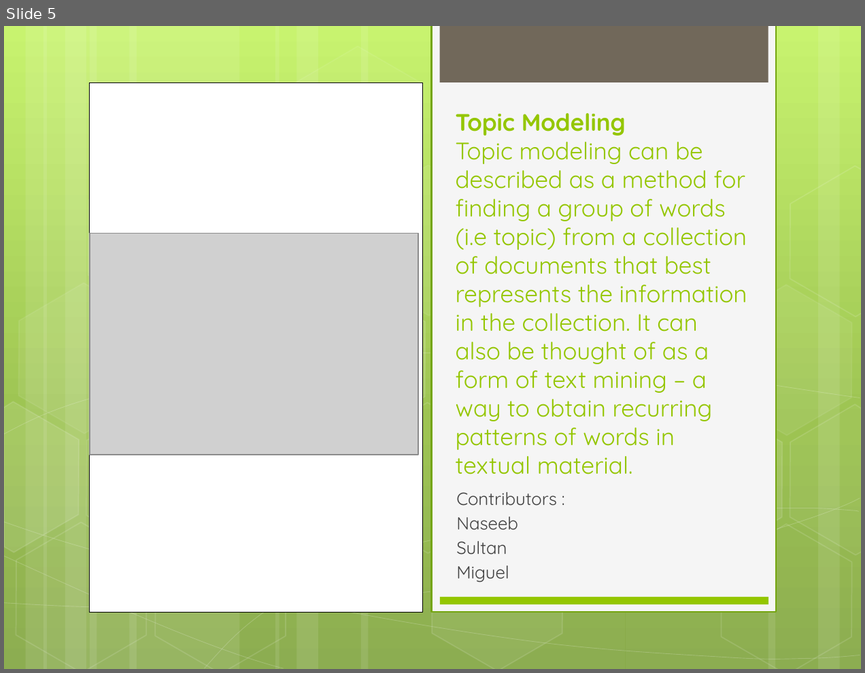
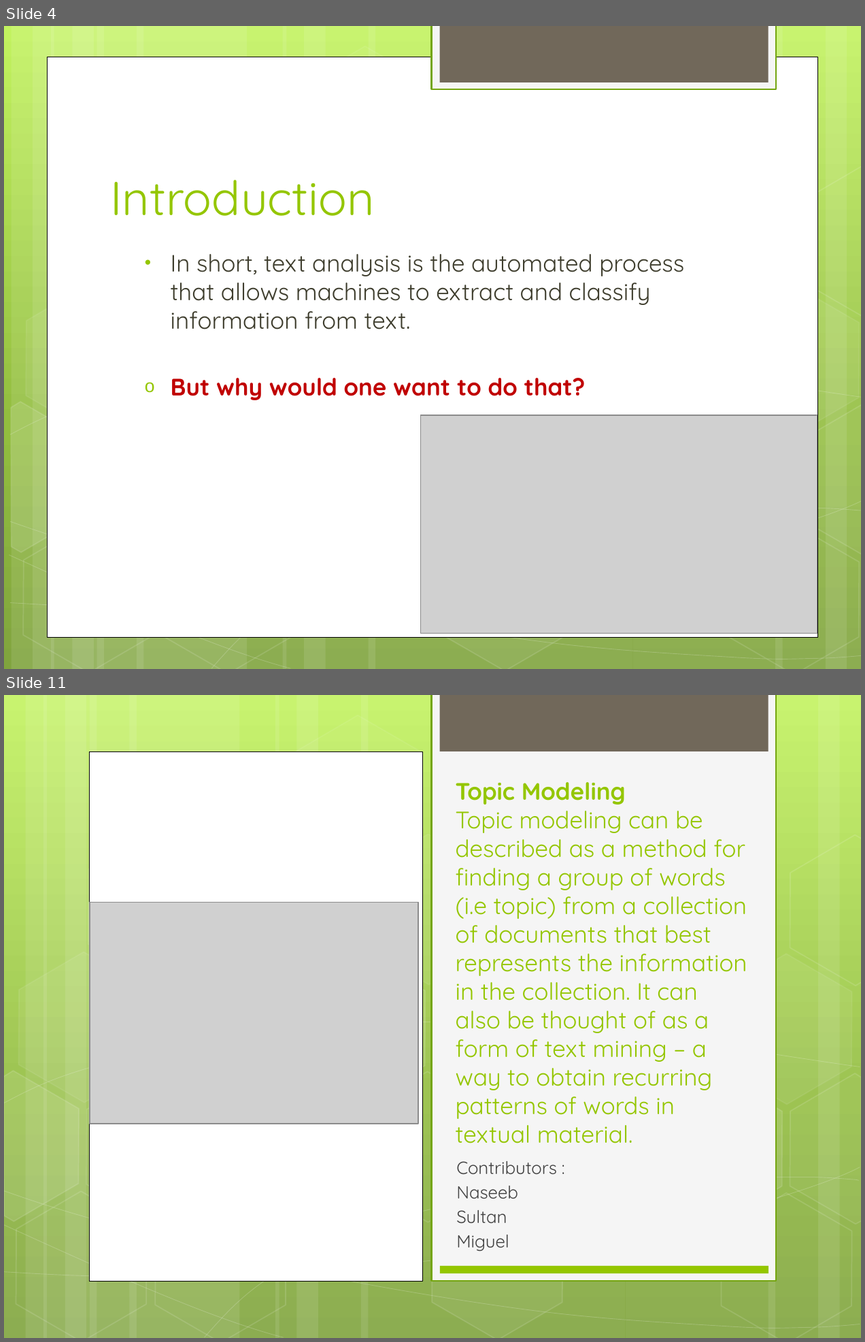
Before and after one commit to UNCG-CSE/Budget_Text_Analysis, a slide deck: doc/Project Review 1.pptx. Shown one above the other, each under a label of ours: slide 5 before the commit, slides 4 and 11 after it; the slides between them are not shown. The pictures are 865x673 and 865x1342 pixels, drawn with LibreOffice and Linux fonts; fonts in the diff are those of the drawing; grey boxes stand for pictures. Boxes give left, top, right and bottom in pixels: in the first picture for what was removed or moved away, otherwise in the second. Text is boxed around its words. In the diff, an @@ line names an element or a change of style, - is before the commit and + after.

```diff
--- a/doc/Project Review 1.pptx
+++ b/doc/Project Review 1.pptx
@@ slide 4 added at [4, 26, 861, 669], background gradient #C3F35F to #93BF3F to #81A53E; not listed: 1 template element that a slide beside it also shows @@
@@ rectangle added at [432, 26, 776, 89], fill #F5F5F5, outline #74A510 1.25 pt @@
@@ rectangle added at [47, 57, 818, 636], fill #FFFFFF, outline #000000 0.5 pt @@
@@ group added at [4, 26, 861, 669]: 12 rectangles, 8 freeform shapes, 8 hexagons @@
@@ title added at [110, 180, 374, 216], 40 pt, text #94C600 @@
+Introduction
@@ text added at [171, 254, 684, 400], 20 pt, text #3E3D2D @@
+  • In short, text analysis is the automated process that allows machines to extract and classify information from text.
+  o But why would one want to do that?
@@ picture added at [420, 415, 816, 633] @@
@@ what was slide 5 is now slide 11 @@
```
Also in this commit, not shown: 5 slides changed, 6 other slides added.
